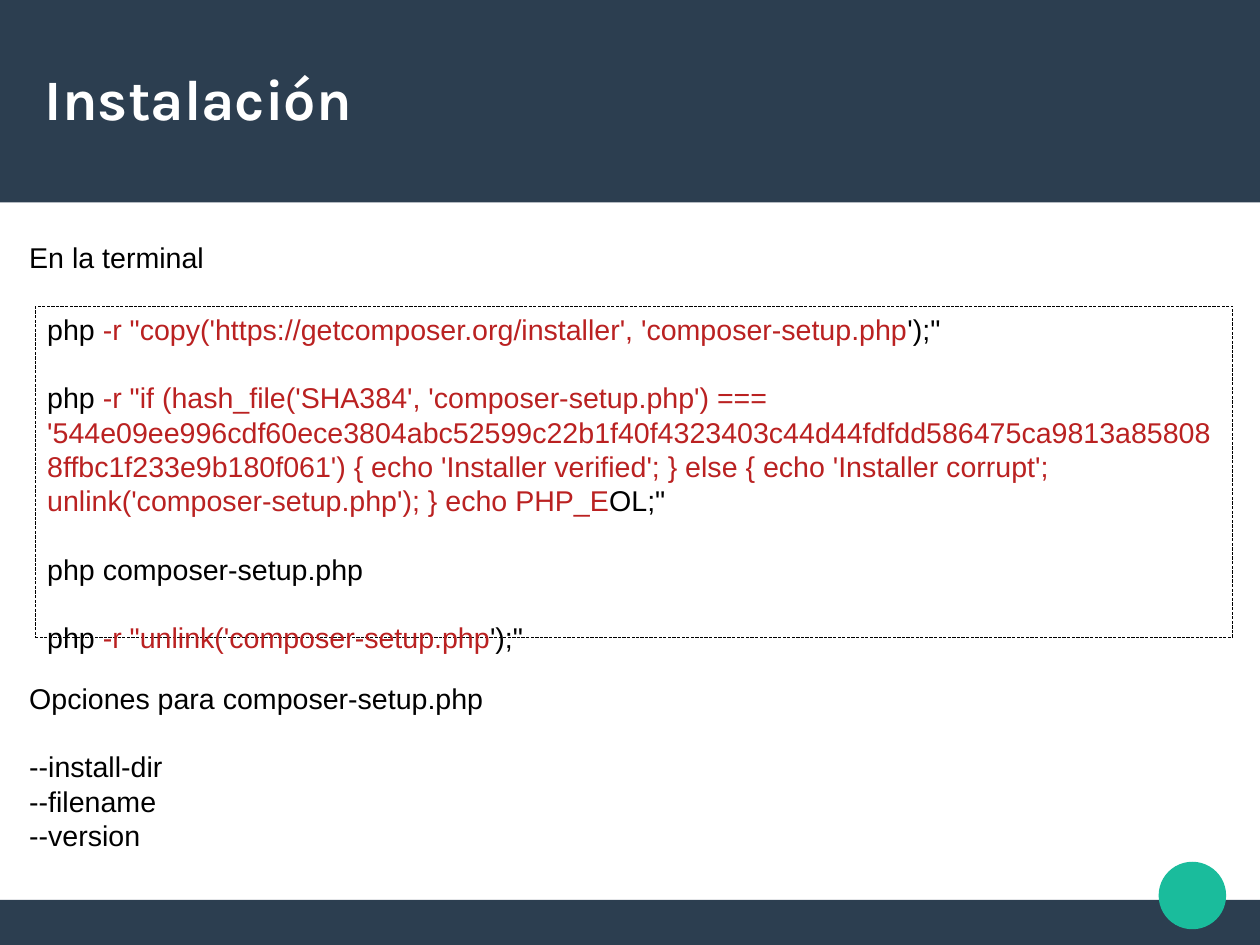
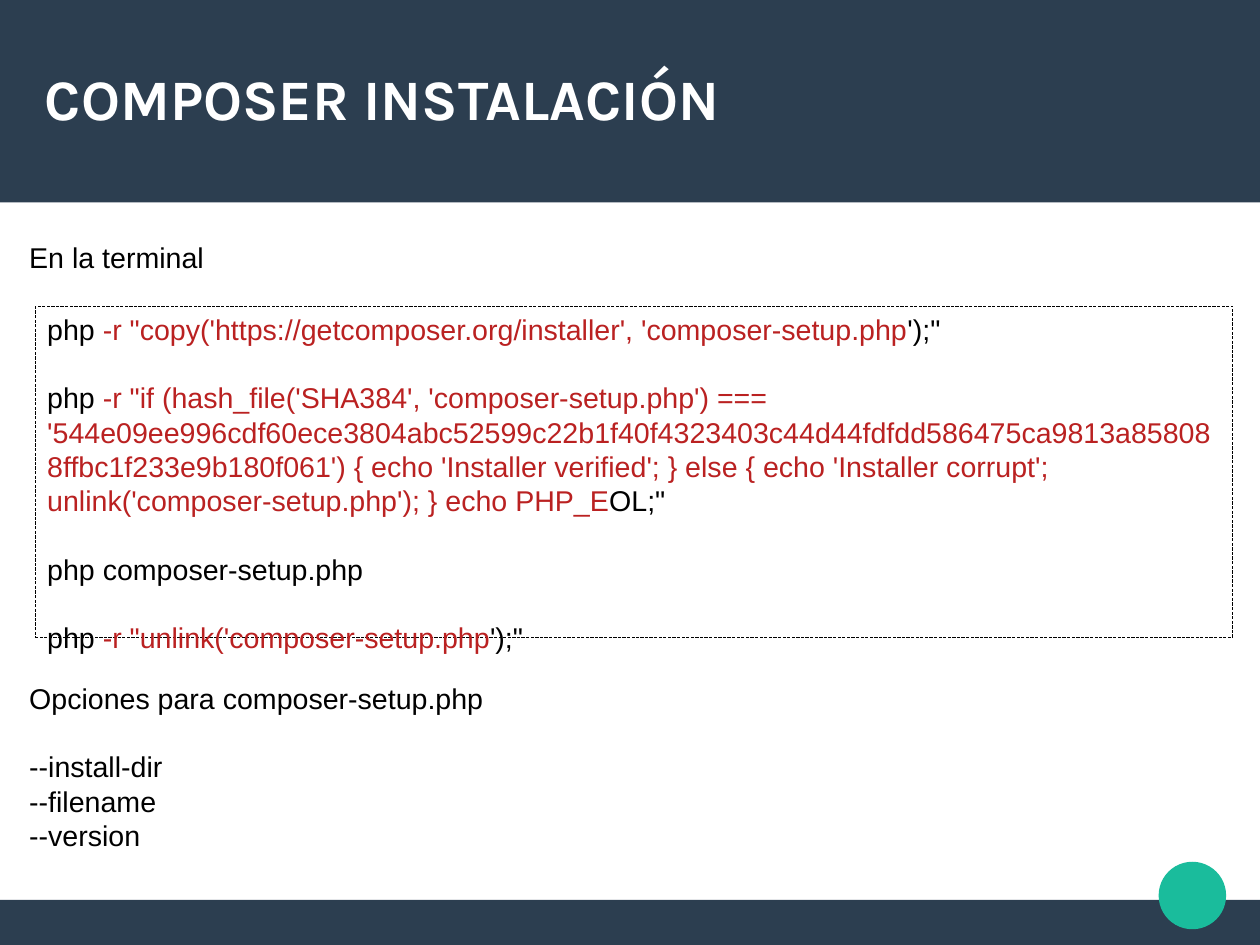
Before and after one commit to iribarren/composer_demo, a slide deck: slide 5 of composer2.odp. Drawn at 1260x945 pixels with LibreOffice and Linux fonts; fonts in the diff are those of the drawing. Boxes give left, top, right and bottom in pixels: in the first picture for what was removed or moved away, otherwise in the second. Text is boxed around its words. In the diff, an @@ line names an element or a change of style, - is before the commit and + after.

```diff
--- a/composer2.odp
+++ b/composer2.odp
@@ title at [45,69,719,121]: text changed @@
-Instalación
+COMPOSER INSTALACIÓN
```
Also in this commit, not shown: 6 other slides changed, 3 slides added, 1 other file.
